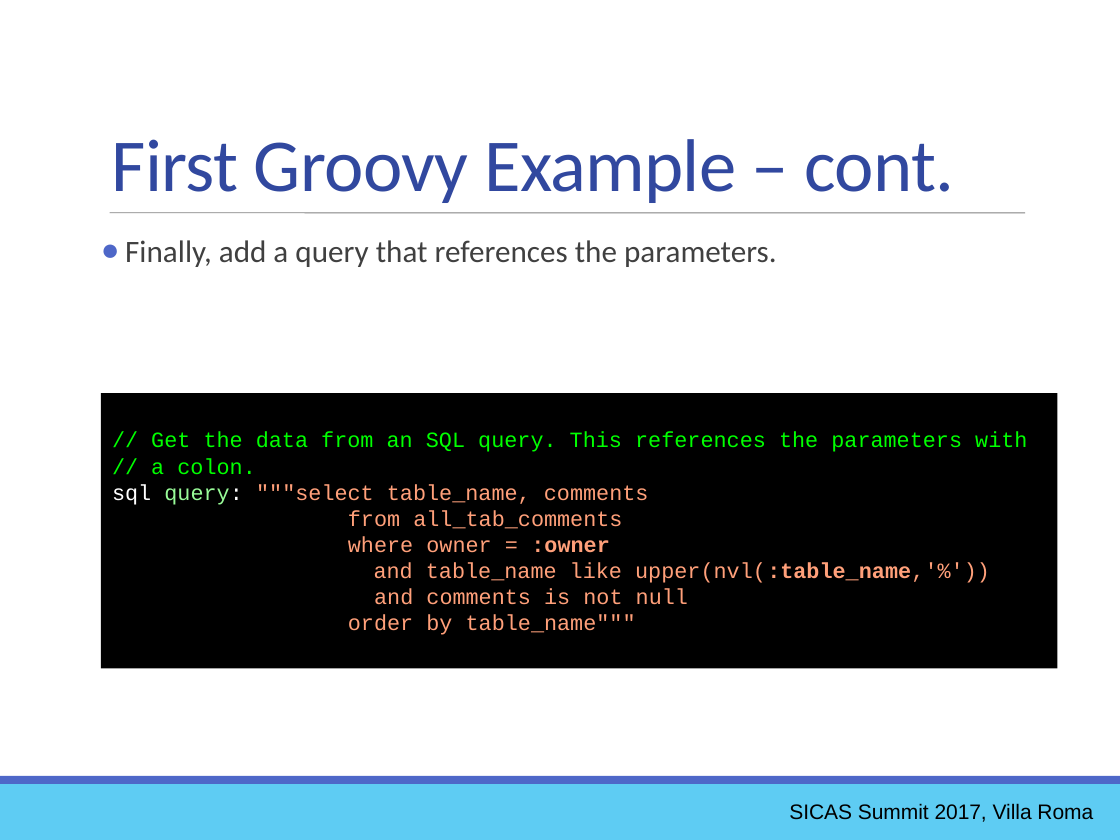
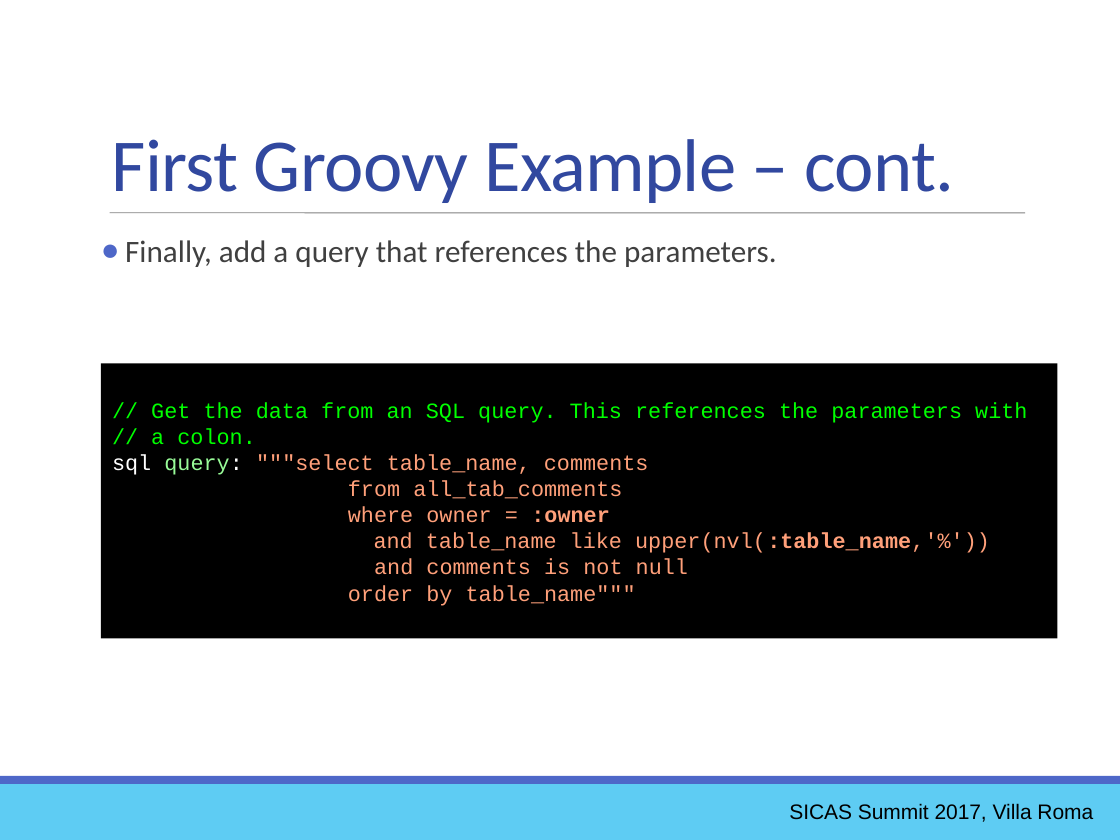
Before and after one commit to ewcole/simple_report, a slide deck: slide 17 of docs/SICAS_2017/Cole_Drop-In Reporting with Groovy.pptx. Drawn at 1120x840 pixels with LibreOffice and Linux fonts; fonts in the diff are those of the drawing. Boxes give left, top, right and bottom in pixels: in the first picture for what was removed or moved away, otherwise in the second. Text is boxed around its words. In the diff, an @@ line names an element or a change of style, - is before the commit and + after.

```diff
--- a/docs/SICAS_2017/Cole_Drop-In Reporting with Groovy.pptx
+++ b/docs/SICAS_2017/Cole_Drop-In Reporting with Groovy.pptx
@@ rectangle "// Get the data from ...": place and size @@
-rectangle "// Get the data from ..." at [101,393,1057,669]
+rectangle "// Get the data from ..." at [101,363,1057,638]
```
Also in this commit, not shown: 9 other slides changed, 2 slides added, 3 slides removed, 1 other file.
